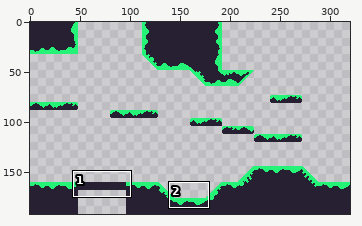
One commit to this pixel-art file: Coffe_Rush-environment.aseprite. The picture above shows the old version from afar; the outline marks the close-up.
Close-up. As it was:
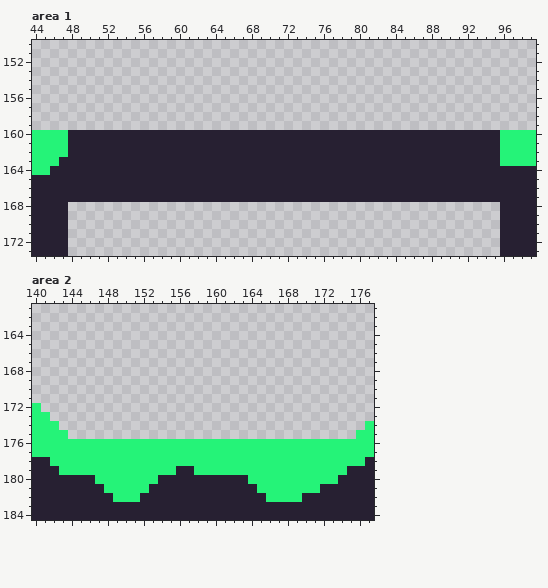
320x192 pixels, 1 frame. Shown: area 1: x 44..99, y 150..173; area 2: x 140..177, y 161..184.
Now the later version:
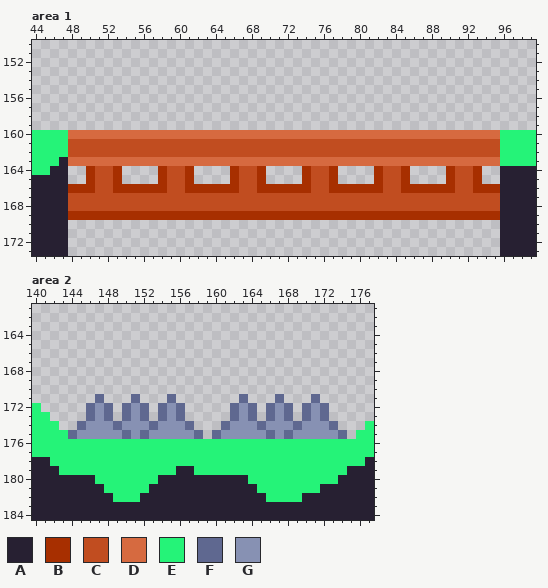
Palette (. is transparent): A #272032  B #a72f00  C #c14d20  D #d66a40  E #25f378  F #5f6890  G #8791b3
Changes in this commit:
--- area 1
@@ x 44..99 @@
 159 ........................................................
-160 EEEEAAAAAAAAAAAAAAAAAAAAAAAAAAAAAAAAAAAAAAAAAAAAAAAAEEEE
-161 EEEEAAAAAAAAAAAAAAAAAAAAAAAAAAAAAAAAAAAAAAAAAAAAAAAAEEEE
-162 EEEEAAAAAAAAAAAAAAAAAAAAAAAAAAAAAAAAAAAAAAAAAAAAAAAAEEEE
-163 EEEAAAAAAAAAAAAAAAAAAAAAAAAAAAAAAAAAAAAAAAAAAAAAAAAAEEEE
-164 EEAAAAAAAAAAAAAAAAAAAAAAAAAAAAAAAAAAAAAAAAAAAAAAAAAAAAAA
-165 AAAAAAAAAAAAAAAAAAAAAAAAAAAAAAAAAAAAAAAAAAAAAAAAAAAAAAAA
-166 AAAAAAAAAAAAAAAAAAAAAAAAAAAAAAAAAAAAAAAAAAAAAAAAAAAAAAAA
-167 AAAAAAAAAAAAAAAAAAAAAAAAAAAAAAAAAAAAAAAAAAAAAAAAAAAAAAAA
-168 AAAA................................................AAAA
-169 AAAA................................................AAAA
+160 EEEEDDDDDDDDDDDDDDDDDDDDDDDDDDDDDDDDDDDDDDDDDDDDDDDDEEEE
+161 EEEECCCCCCCCCCCCCCCCCCCCCCCCCCCCCCCCCCCCCCCCCCCCCCCCEEEE
+162 EEEECCCCCCCCCCCCCCCCCCCCCCCCCCCCCCCCCCCCCCCCCCCCCCCCEEEE
+163 EEEADDDDDDDDDDDDDDDDDDDDDDDDDDDDDDDDDDDDDDDDDDDDDDDDEEEE
+164 EEAA..BCCB....BCCB....BCCB....BCCB....BCCB....BCCB..AAAA
+165 AAAA..BCCB....BCCB....BCCB....BCCB....BCCB....BCCB..AAAA
+166 AAAABBBCCBBBBBBCCBBBBBBCCBBBBBBCCBBBBBBCCBBBBBBCCBBBAAAA
+167 AAAACCCCCCCCCCCCCCCCCCCCCCCCCCCCCCCCCCCCCCCCCCCCCCCCAAAA
+168 AAAACCCCCCCCCCCCCCCCCCCCCCCCCCCCCCCCCCCCCCCCCCCCCCCCAAAA
+169 AAAABBBBBBBBBBBBBBBBBBBBBBBBBBBBBBBBBBBBBBBBBBBBBBBBAAAA
 170 AAAA................................................AAAA
--- area 2
@@ x 140..177 @@
 170 ......................................
-171 ......................................
-172 E.....................................
-173 EE....................................
-174 EEE..................................E
-175 EEEE................................EE
+171 .......F...F...F.......F...F...F......
+172 E.....FGF.FGF.FGF.....FGF.FGF.FGF.....
+173 EE....FGF.FGF.FGF.....FGF.FGF.FGF.....
+174 EEE..FGGGFGGGFGGGF...FGGGFGGGFGGGF...E
+175 EEEEFGGGGGFGFGGGGGF.FGGGGGFGFGGGGGF.EE
 176 EEEEEEEEEEEEEEEEEEEEEEEEEEEEEEEEEEEEEE
Boxes around the changes in both close-ups, in picture pixels (x1, y1, x2, y2):
changed: (68, 130, 500, 220)
added: (68, 394, 347, 439)
